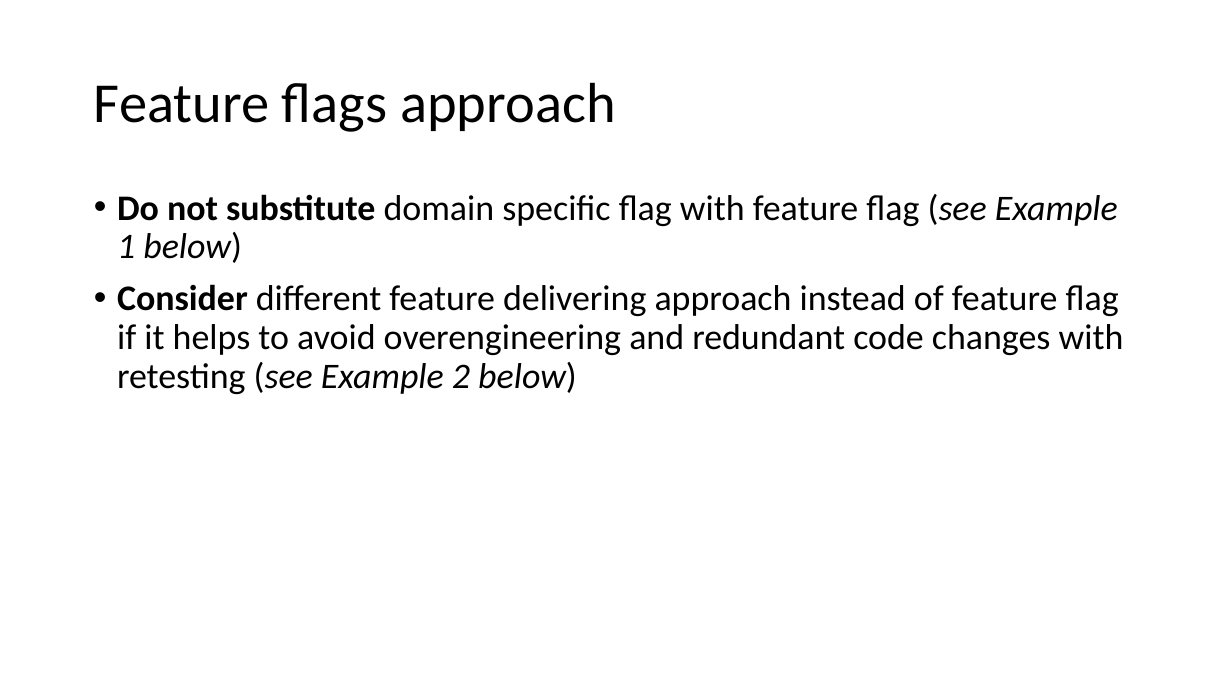
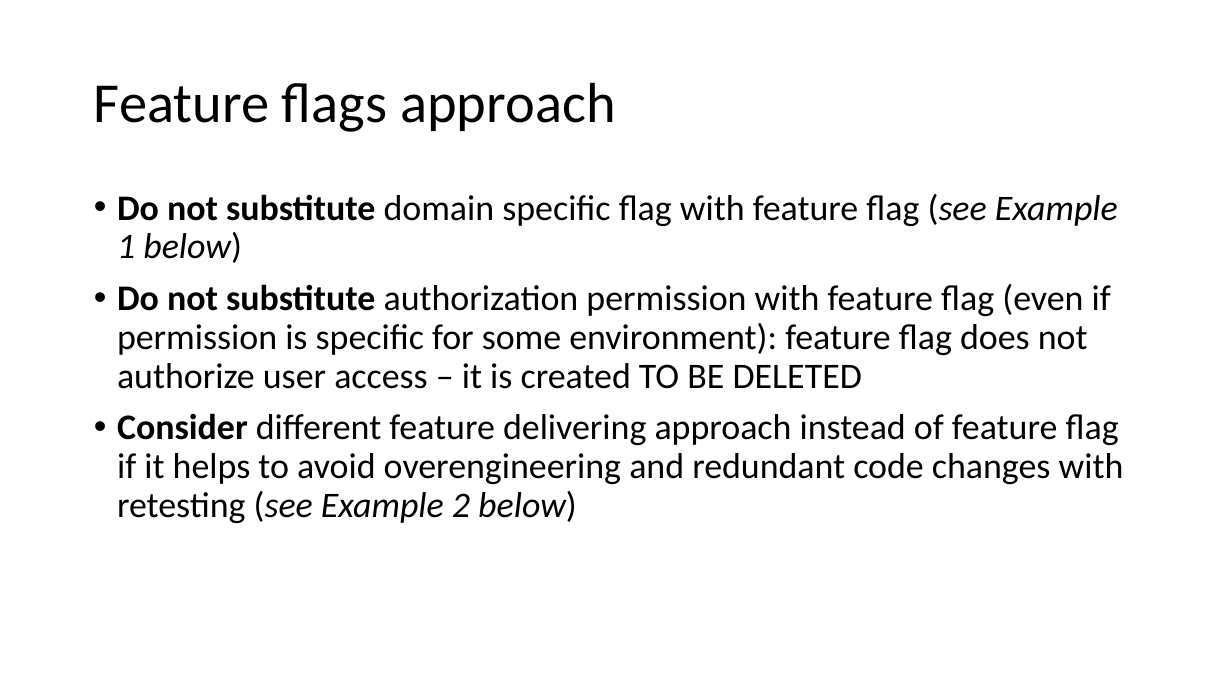
Before and after one commit to magicmanam/slides, a slide deck: slide 5 of Feature Flags.pptx (slide 3 before the commit). Drawn at 1232x693 pixels with LibreOffice and Linux fonts; fonts in the diff are those of the drawing. Boxes give left, top, right and bottom in pixels: in the first picture for what was removed or moved away, otherwise in the second. Text is boxed around its words. In the diff, an @@ line names an element or a change of style, - is before the commit and + after.

```diff
--- a/Feature Flags.pptx
+++ b/Feature Flags.pptx
@@ text at (117,284,1111,389): paragraph added @@
+• Do not substitute authorization permission with feature flag (even if permission is specific for some environment): feature flag does not authorize user access – it is created TO BE DELETED
```
Also in this commit, not shown: 6 other slides changed, 2 slides added.
